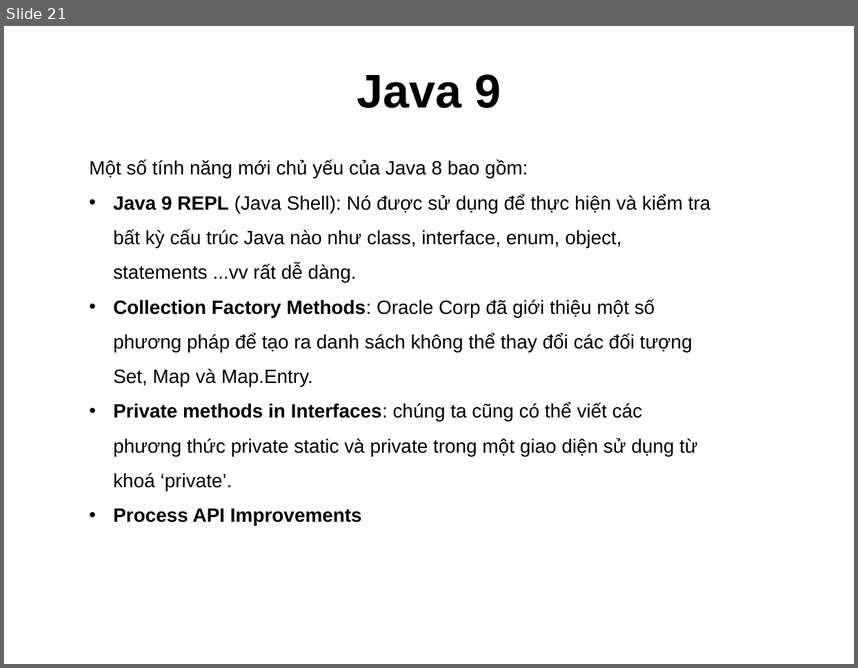
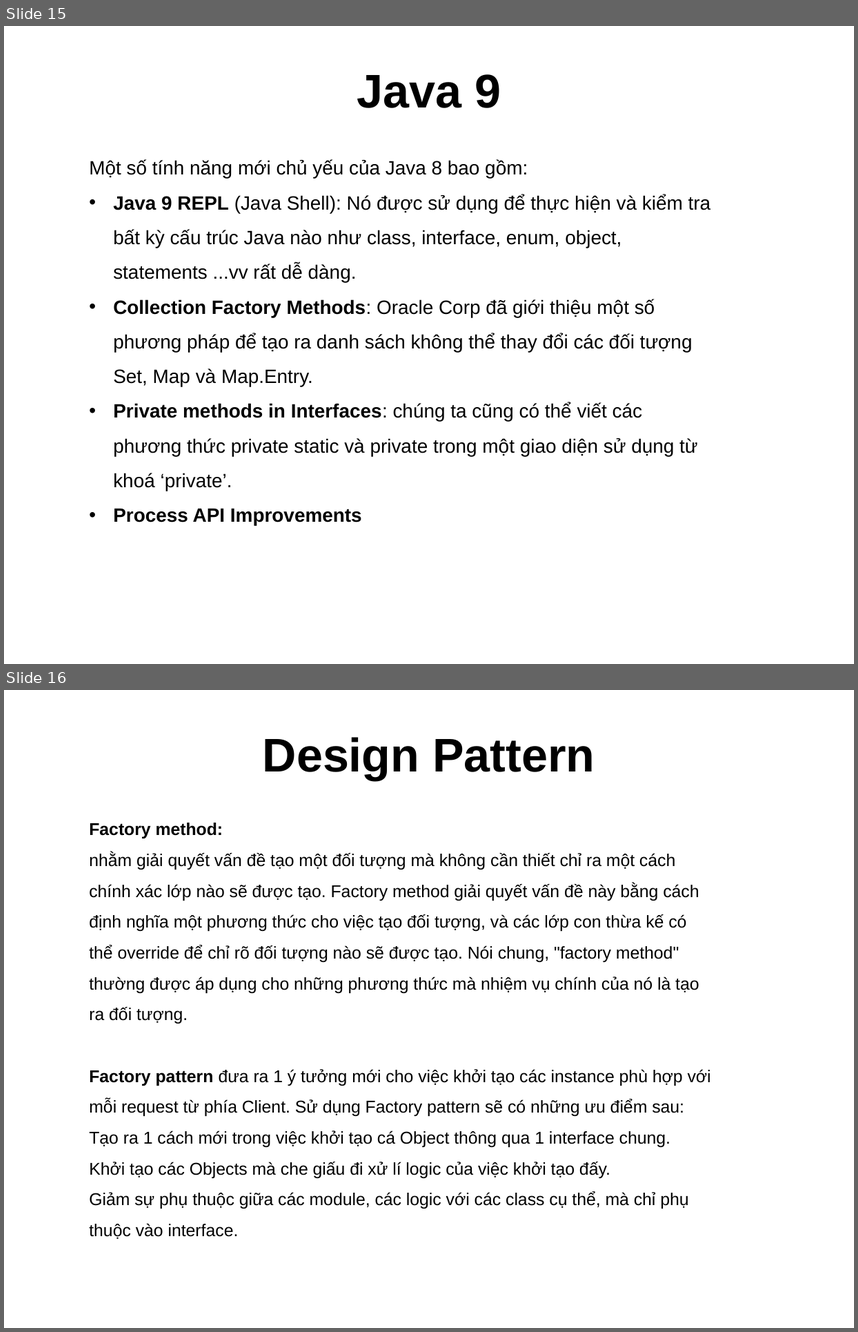
Before and after one commit to truongphan/documents, a slide deck: JavaCore.pptx. Shown one above the other, each under a label of ours: slide 21 before the commit, slides 15 and 16 after it. The pictures are 858x668 and 858x1332 pixels, drawn with LibreOffice and Linux fonts; fonts in the diff are those of the drawing. Boxes give left, top, right and bottom in pixels: in the first picture for what was removed or moved away, otherwise in the second. Text is boxed around its words. In the diff, an @@ line names an element or a change of style, - is before the commit and + after.

```diff
--- a/JavaCore.pptx
+++ b/JavaCore.pptx
@@ slide 16 added at (4,690,854,1328), background #FFFFFF @@
@@ text added at (263,737,595,780), 44 pt, text #000000, bold @@
+Design Pattern
@@ text added at (89,822,711,1239), 16 pt, text #000000 @@
+Factory method:
+nhằm giải quyết vấn đề tạo một đối tượng mà không cần thiết chỉ ra một cách chính xác lớp nào sẽ được tạo. Factory method giải quyết vấn đề này bằng cách định nghĩa một phương thức cho việc tạo đối tượng, và các lớp con thừa kế có thể override để chỉ rõ đối tượng nào sẽ được tạo. Nói chung, "factory method" thường được áp dụng cho những phương thức mà nhiệm vụ chính của nó là tạo ra đối tượng.
+Factory pattern đưa ra 1 ý tưởng mới cho việc khởi tạo các instance phù hợp với mỗi request từ phía Client. Sử dụng Factory pattern sẽ có những ưu điểm sau:
+Tạo ra 1 cách mới trong việc khởi tạo cá Object thông qua 1 interface chung.
+Khởi tạo các Objects mà che giấu đi xử lí logic của việc khởi tạo đấy.
+Giảm sự phụ thuộc giữa các module, các logic với các class cụ thể, mà chỉ phụ thuộc vào interface.
@@ what was slide 21 is now slide 15 @@
```
Also in this commit, not shown: 2 slides changed, 1 other slide added, 7 slides removed, 3 other files.
